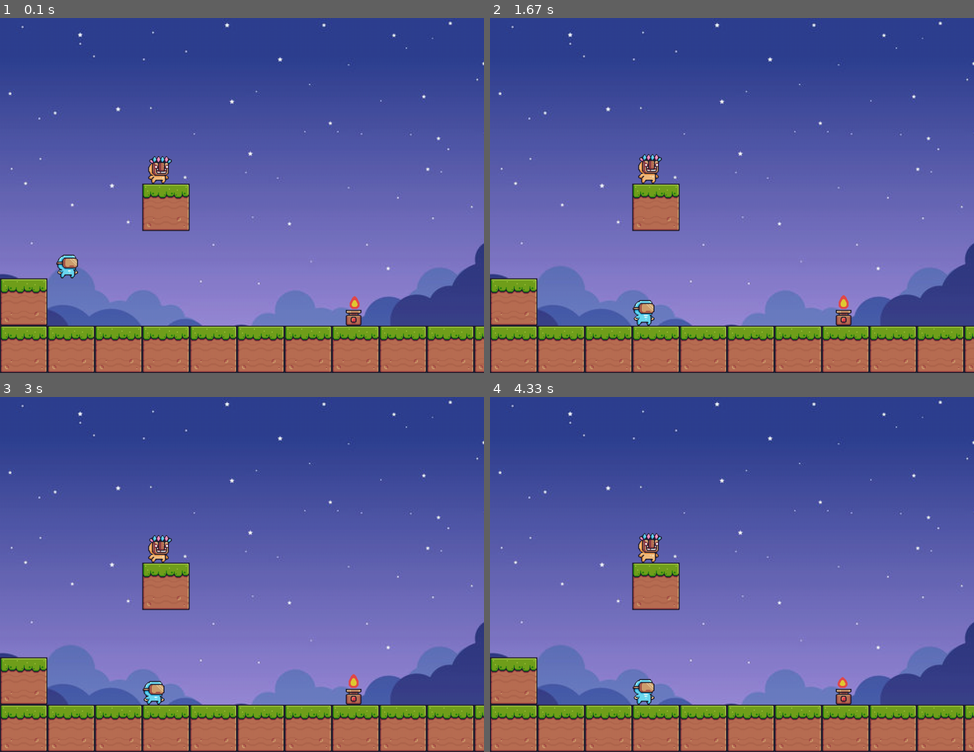
Above: before the commit, frames 1-4 (two rows, left to right).
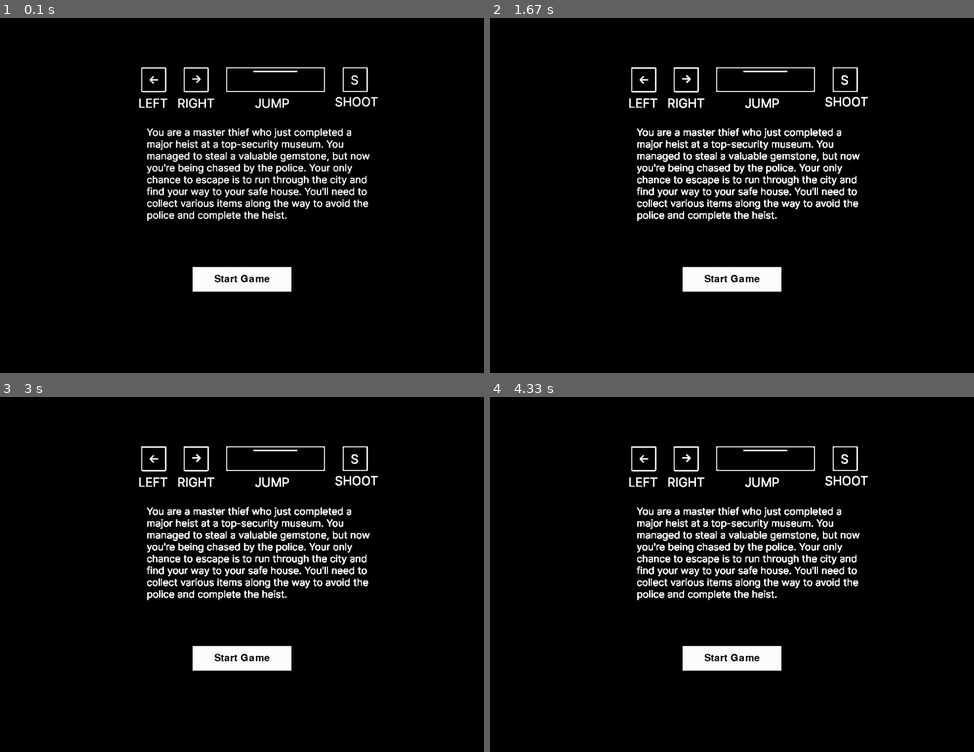
Above: after the commit, the same moments.

Repository: biancafu/pygame_hackathon
Game: pygame game, started from main.py
The game is run twice, just before and just after one commit, with the same random seed, the same clock (stepped at 60 frames per second) and the same inputs.
Inputs:
- Up to frame 1 (0.1 s): no input
- Up to frame 2 (1.67 s): tap Enter at 0.33 s
- Up to frame 3 (3 s): no input
- Up to frame 4 (4.33 s): no input

The runs differ from the first frame. In frame 1, 100% of the frame differs, in the area x 0-100%, y 0-100%; in frame 2, 100%; in frame 3, 100%; in frame 4, 100%.

Commit message:
set up instructions + start button

Diff:
--- a/main.py
+++ b/main.py
@@ -3,6 +3,7 @@
 import time
 import random
 import math
+import sys
 from os import listdir
 from os.path import isfile, join
 
@@ -18,6 +19,51 @@
 
 window = pygame.display.set_mode((WIN_WIDTH, WIN_HEIGHT))
 
+### MENU ###
+pygame.init()
+
+def main_menu():
+    while True:
+
+        instruction_image = pygame.image.load("keys.png")
+        window.blit(instruction_image, (280, 100))
+
+        # Set up the font
+        font = pygame.font.Font(None, 36)
+
+        # Set up the start button
+        button_width = 200
+        button_height = 50
+        button_x = (WIN_WIDTH - button_width) / 2
+        button_y = (WIN_HEIGHT - button_height) / 2
+        button_color = (255, 255, 255)
+        button_text = 'Start Game'
+        font = pygame.font.Font(None, 30)
+        text_surface = font.render(button_text, True, (0, 0, 0))
+
+        # Set up the button offset
+        button_offset_y = 170
+
+        for event in pygame.event.get():
+            if event.type == pygame.QUIT:
+                pygame.quit()
+                sys.exit()
+            if event.type == pygame.KEYDOWN:
+                if event.key == pygame.K_ESCAPE:
+                    pygame.quit()
+                    sys.exit()
+
+
+        # Draw the button
+        pygame.draw.rect(window, button_color, (button_x, button_y + button_offset_y, button_width, button_height))
+        window.blit(text_surface, (button_x + button_width/2 - text_surface.get_width()/2, button_y + button_offset_y + button_height/2 - text_surface.get_height()/2))
+
+        pygame.display.update()
+        clock = pygame.time.Clock()
+        clock.tick(60)
+
+main_menu()
+
 
 ################### IMG HANDLING #####################
 
@@ -58,6 +104,7 @@
 #######################################################
 
 ##################### CLASSES #########################
+
 
 class Player(pygame.sprite.Sprite): #inheriting from sprite for pixel accurate collision (use their methods)
     COLOR = (255, 0, 0)
Binary file added: keys.png
